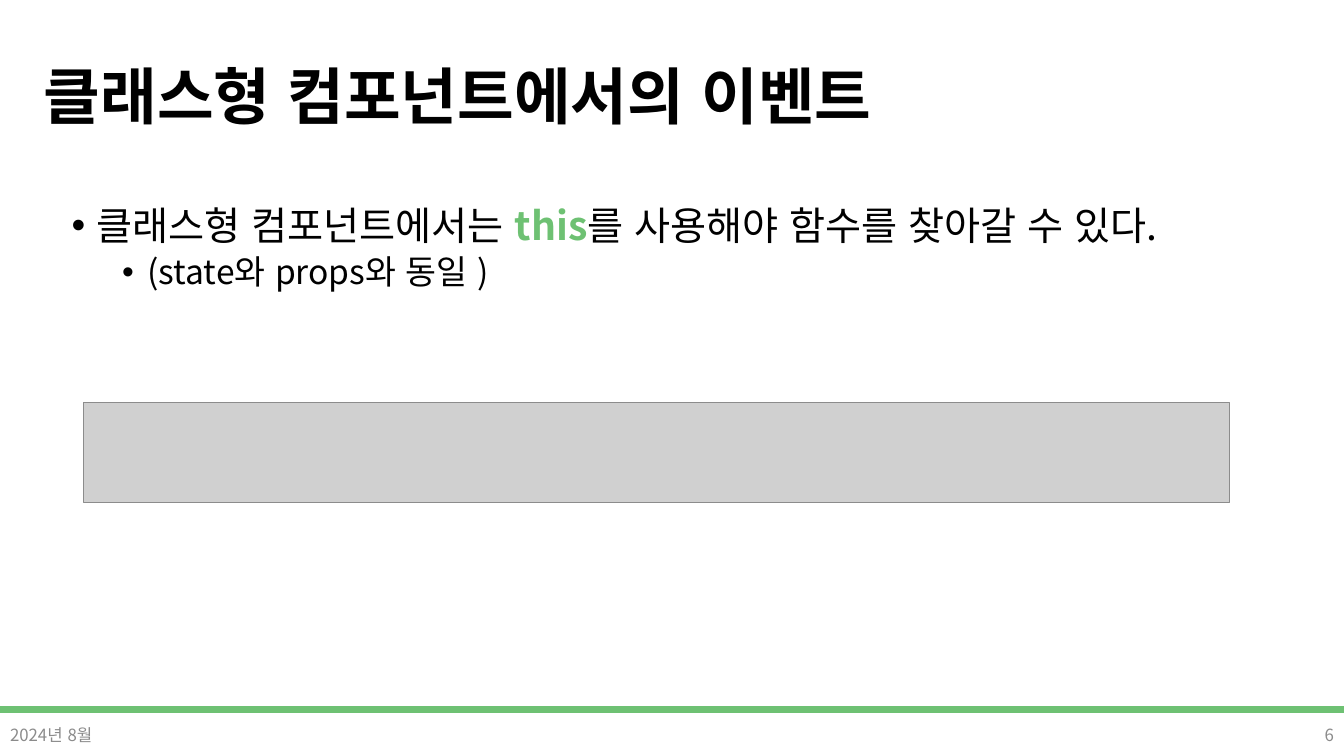
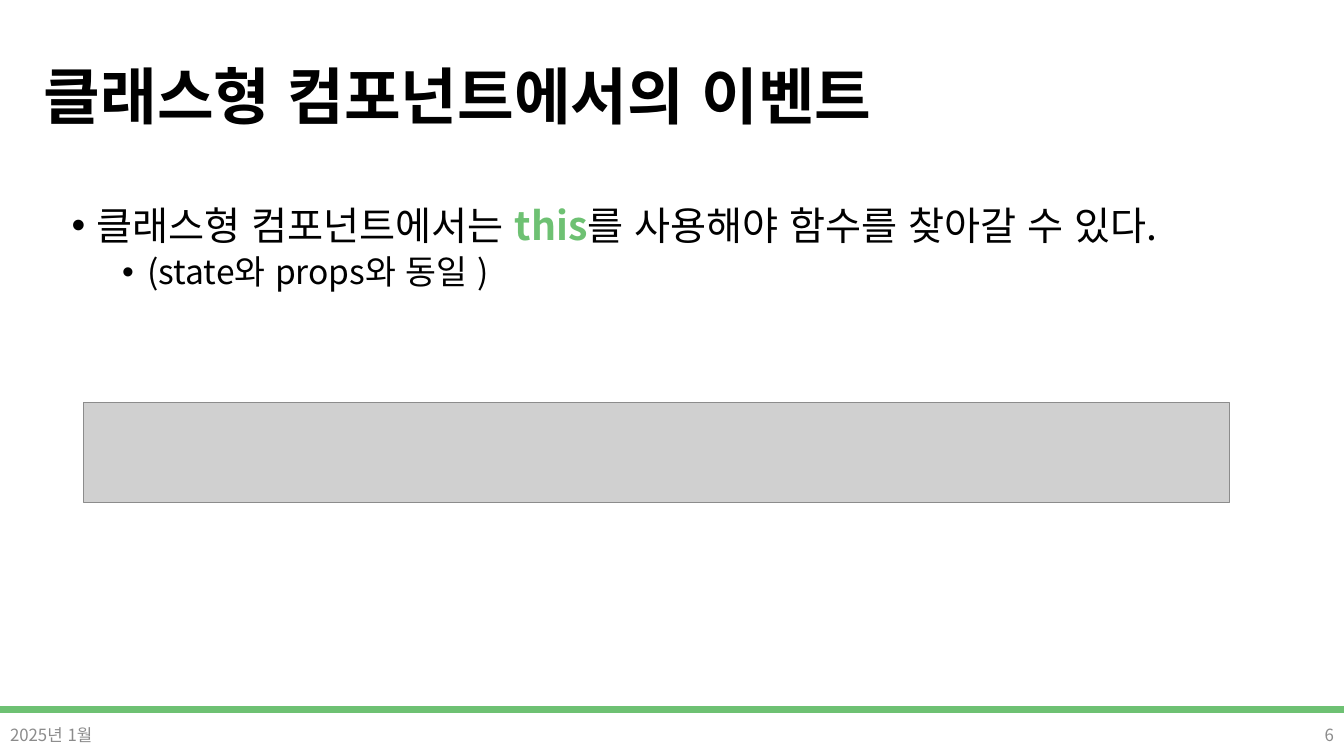
Before and after one commit to DevDamon0527/SeSAC_Yeongdeungpo_Campus_6th, a slide deck: slide 6 of material/[SeSAC_YDP_6] 26_React_Event_handling.pptx. Drawn at 1344x756 pixels with LibreOffice and Linux fonts; fonts in the diff are those of the drawing; grey boxes stand for pictures; background and template pictures are left out. Boxes give left, top, right and bottom in pixels: in the first picture for what was removed or moved away, otherwise in the second. Text is boxed around its words. In the diff, an @@ line names an element or a change of style, - is before the commit and + after.

```diff
--- a/material/[SeSAC_YDP_6] 26_React_Event_handling.pptx
+++ b/material/[SeSAC_YDP_6] 26_React_Event_handling.pptx
@@ text at (10,727,93,742): text changed @@
-2024년 8월
+2025년 1월
```
Also in this commit, not shown: 10 other slides changed, 13 other files.
